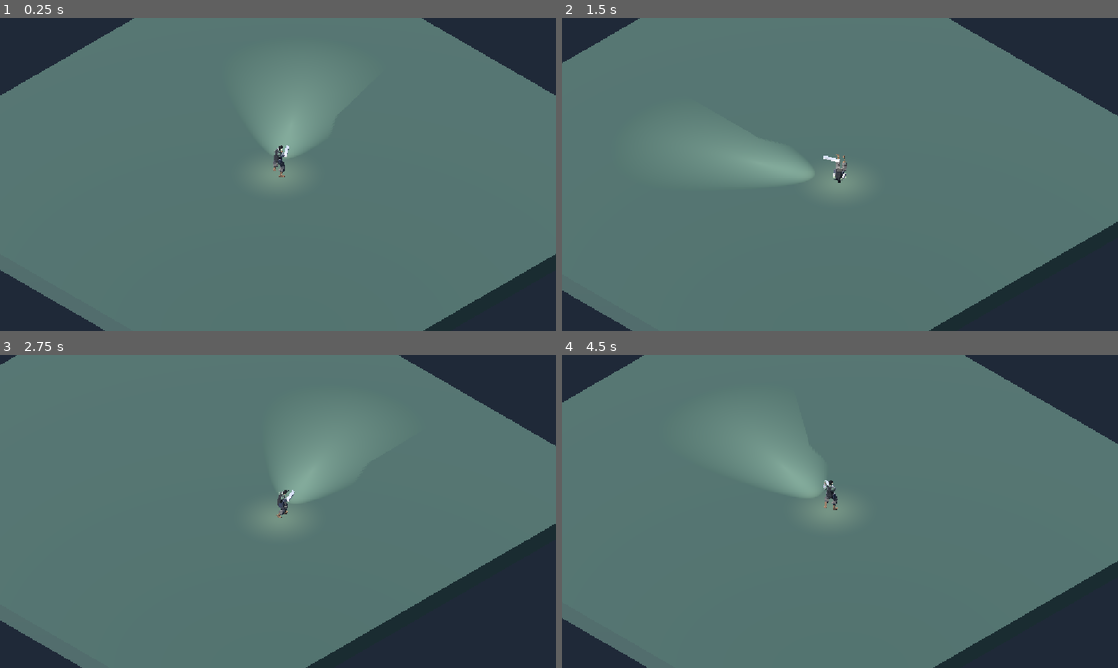
Above: before the commit, frames 1-4 (two rows, left to right).
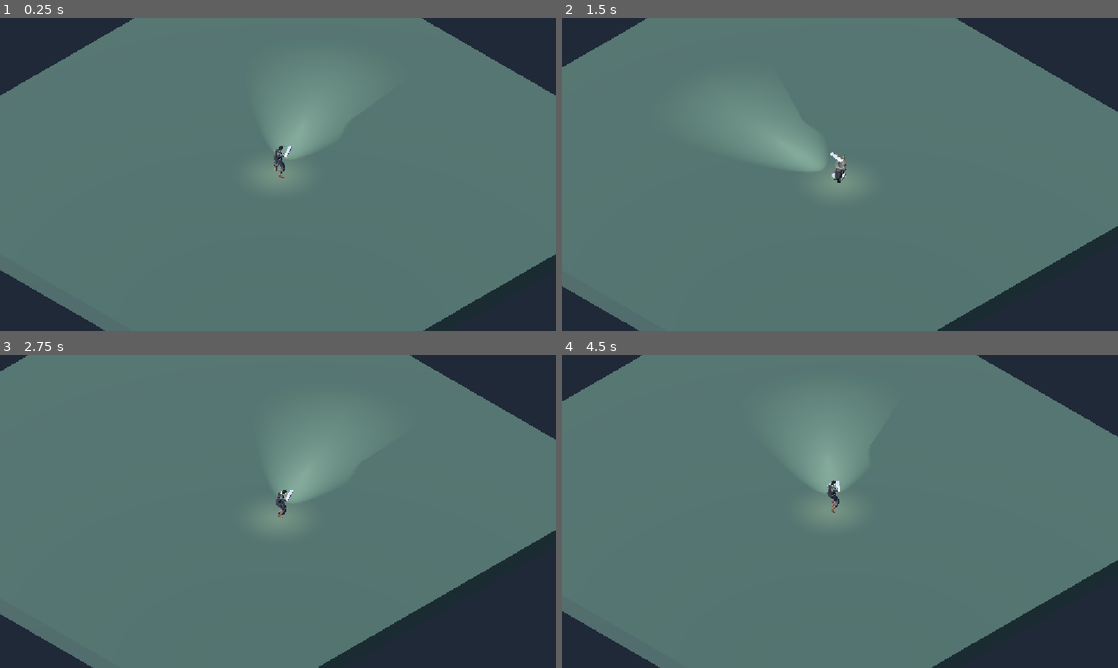
Above: after the commit, the same moments.

Repository: AnckerStudios/the-camera-game
Game: Godot game, scene res://mainscene.tscn
The game is run twice, just before and just after one commit, with the same random seed, the same clock (stepped at 60 frames per second) and the same inputs. The project has no main scene, so this scene is started directly.
Inputs (mouse positions are in pixels of both pictures, inside the frame that each line leads up to):
- Up to frame 1 (0.25 s): no input
- Up to frame 2 (1.5 s): move the mouse to (962, 158) at 0.52 s; hold D (move_right) 0.53-1.28 s; hold Right mouse button (alt_fire) 0.53-1.28 s; tap Space (jump) at 0.77 s; move the mouse to (728, 190) at 1.27 s; hold S (move_backward) from 1.28 s (still down); tap Shift (dash) at 1.35 s
- Up to frame 3 (2.75 s): tap Space (jump) at 1.52 s; move the mouse to (333, 442) at 2.02 s; release S (move_backward) at 2.03 s; press the mouse at (333, 442) at 2.03 s; hold D (move_right) from 2.03 s (still down)
- Up to frame 4 (4.5 s): move the mouse to (812, 574) at 2.77 s; release D (move_right) at 2.78 s; release the mouse at (812, 574) at 2.78 s; hold W (move_forward) 2.78-3.53 s; tap Q (weapon_next) at 2.85 s; tap Space (jump) at 3.02, 3.77 s; move the mouse to (1006, 558) at 3.52 s; hold Mouse wheel up (weapon_prev) 3.53-4.28 s; hold A (move_left) from 3.53 s (still down); move the mouse to (673, 464) at 4.27 s; right-click (673, 464) at 4.35 s

The runs differ from the first frame. In frame 1, less than 0.1% of the frame differs, in the area x 47-61%, y 32-52%; in frame 2, 3.7%; in frame 3, 2.0%; in frame 4, 4.0%, in the area x 0-100%, y 0-100%.

Commit message:
изменить параметры камеры

Diff:
--- a/gamelogic/player/camera/wall_cutout.gd
+++ b/gamelogic/player/camera/wall_cutout.gd
@@ -7,7 +7,7 @@
 @export_range(0.0, 100.0, 1.0) var edge_softness_pixels: float = 16.0
 @export_range(10.0, 300.0, 1.0) var radius_pixels: float = 0.0
 ## Максимальный радиус и расстояние за стеной для его достижения.
-@export_range(10.0, 600.0, 1.0) var max_radius_pixels: float = 80.0
+@export_range(10.0, 600.0, 1.0) var max_radius_pixels: float = 120.0
 @export_range(0.01, 20.0, 0.1) var radius_max_distance: float = 3.0
 
 ## Скорость плавного изменения радиуса: меньше — медленнее.
--- a/gamelogic/player/player.gd
+++ b/gamelogic/player/player.gd
@@ -4,13 +4,13 @@
 signal dashed(direction: Vector3, duration: float)
 
 ## Максимальная скорость движения по земле.
-@export var speed: float = 3.0
+@export var speed: float = 2.5
 ## Скорость разгона и торможения.
-@export var acceleration: float = 32.0
+@export var acceleration: float = 25.0
 ## Начальная вертикальная скорость прыжка.
 @export var jump_speed: float = 4.0
 ## Скорость плавного поворота модели к направлению движения.
-@export var turn_speed: float = 8.0
+@export var turn_speed: float = 5.0
 
 ## Допустимое время прыжка после схода с края.
 @export_range(0.0, 0.5, 0.01) var coyote_seconds: float = 0.12
--- a/resources/animation/player/player_animation_tree.tres
+++ b/resources/animation/player/player_animation_tree.tres
@@ -1,4 +1,4 @@
-[gd_resource type="AnimationNodeBlendTree" format=3]
+[gd_resource type="AnimationNodeBlendTree" format=3 uid="uid://5g3l8mo3fnv1"]
 
 [sub_resource type="AnimationNodeAnimation" id="AnimationNodeAnimation_idle"]
 animation = &"move/idle"
@@ -9,11 +9,11 @@
 [sub_resource type="AnimationNodeAnimation" id="AnimationNodeAnimation_walk_back"]
 animation = &"move/walk_back"
 
+[sub_resource type="AnimationNodeAnimation" id="AnimationNodeAnimation_strafe_right"]
+animation = &"move/strafe_right"
+
 [sub_resource type="AnimationNodeAnimation" id="AnimationNodeAnimation_strafe_left"]
 animation = &"move/strafe_left"
-
-[sub_resource type="AnimationNodeAnimation" id="AnimationNodeAnimation_strafe_right"]
-animation = &"move/strafe_right"
 
 [sub_resource type="AnimationNodeBlendSpace2D" id="AnimationNodeBlendSpace2D_move"]
 blend_point_0/node = SubResource("AnimationNodeAnimation_idle")
@@ -32,16 +32,16 @@
 blend_point_4/pos = Vector2(-1, 0)
 blend_point_4/name = &"strafe_left"
 
-[sub_resource type="AnimationNodeTimeScale" id="AnimationNodeTimeScale_speed"]
+[sub_resource type="AnimationNodeOneShot" id="AnimationNodeOneShot_roll"]
+fadein_time = 0.08
+fadeout_time = 0.25
 
 [sub_resource type="AnimationNodeAnimation" id="AnimationNodeAnimation_roll"]
 animation = &"move/roll"
 
 [sub_resource type="AnimationNodeTimeScale" id="AnimationNodeTimeScale_roll_speed"]
 
-[sub_resource type="AnimationNodeOneShot" id="AnimationNodeOneShot_roll"]
-fadein_time = 0.08
-fadeout_time = 0.25
+[sub_resource type="AnimationNodeTimeScale" id="AnimationNodeTimeScale_speed"]
 
 [resource]
 nodes/Move/node = SubResource("AnimationNodeBlendSpace2D_move")
@@ -54,4 +54,4 @@
 nodes/RollSpeed/position = Vector2(-100, 200)
 nodes/Roll/node = SubResource("AnimationNodeOneShot_roll")
 nodes/Roll/position = Vector2(100, 0)
-node_connections = [&"Speed", 0, &"Move", &"RollSpeed", 0, &"RollAnimation", &"Roll", 0, &"Speed", &"Roll", 1, &"RollSpeed", &"output", 0, &"Roll"]
+node_connections = [&"output", 0, &"Roll", &"Speed", 0, &"Move", &"RollSpeed", 0, &"RollAnimation", &"Roll", 0, &"Speed", &"Roll", 1, &"RollSpeed"]
--- a/scene/artem/misha_v2_doma.tscn
+++ b/scene/artem/misha_v2_doma.tscn
@@ -64,7 +64,7 @@
 transform = Transform3D(0.70710677, -0.40824828, 0.57735026, 0, 0.8164966, 0.57735026, -0.70710677, -0.40824828, 0.57735026, 10, 10, 10)
 projection = 1
 current = true
-size = 16.0
+size = 9.0
 
 [node name="HUD" parent="." unique_id=1458729086 instance=ExtResource("4_s1bv7")]
 
Not shown, added: scene/dima/misha_v1_doma.tscn102471359.tmp
Not shown, added: scene/dima/misha_v1_doma.tscn112666169.tmp
Not shown, added: scene/dima/misha_v1_doma.tscn117164004.tmp
Not shown, added: scene/dima/misha_v1_doma.tscn122151842.tmp
Not shown, added: scene/dima/misha_v1_doma.tscn126486208.tmp
Not shown, added: scene/dima/misha_v1_doma.tscn129204499.tmp
Not shown, added: scene/dima/misha_v1_doma.tscn131618925.tmp
Not shown, added: scene/dima/misha_v1_doma.tscn96586247.tmp
